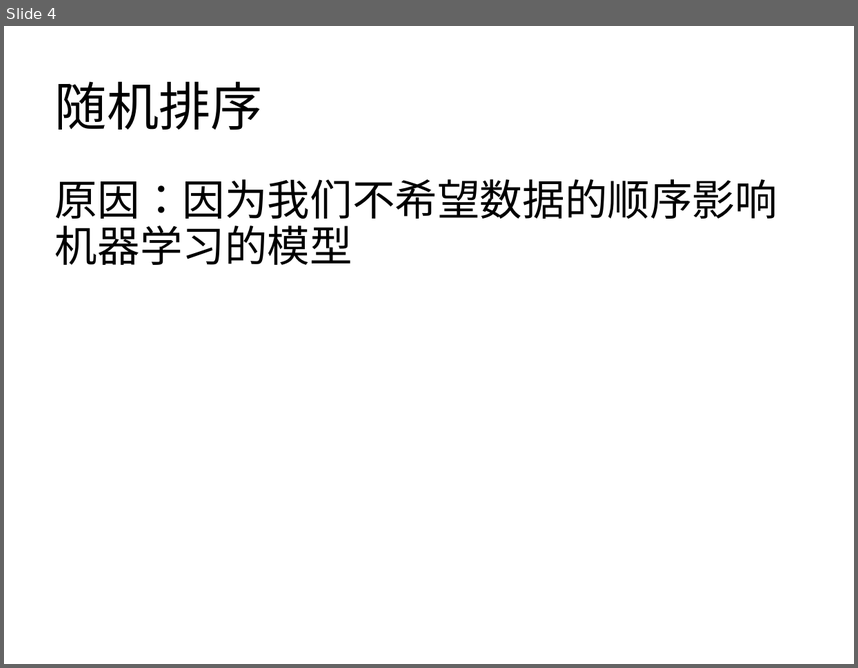
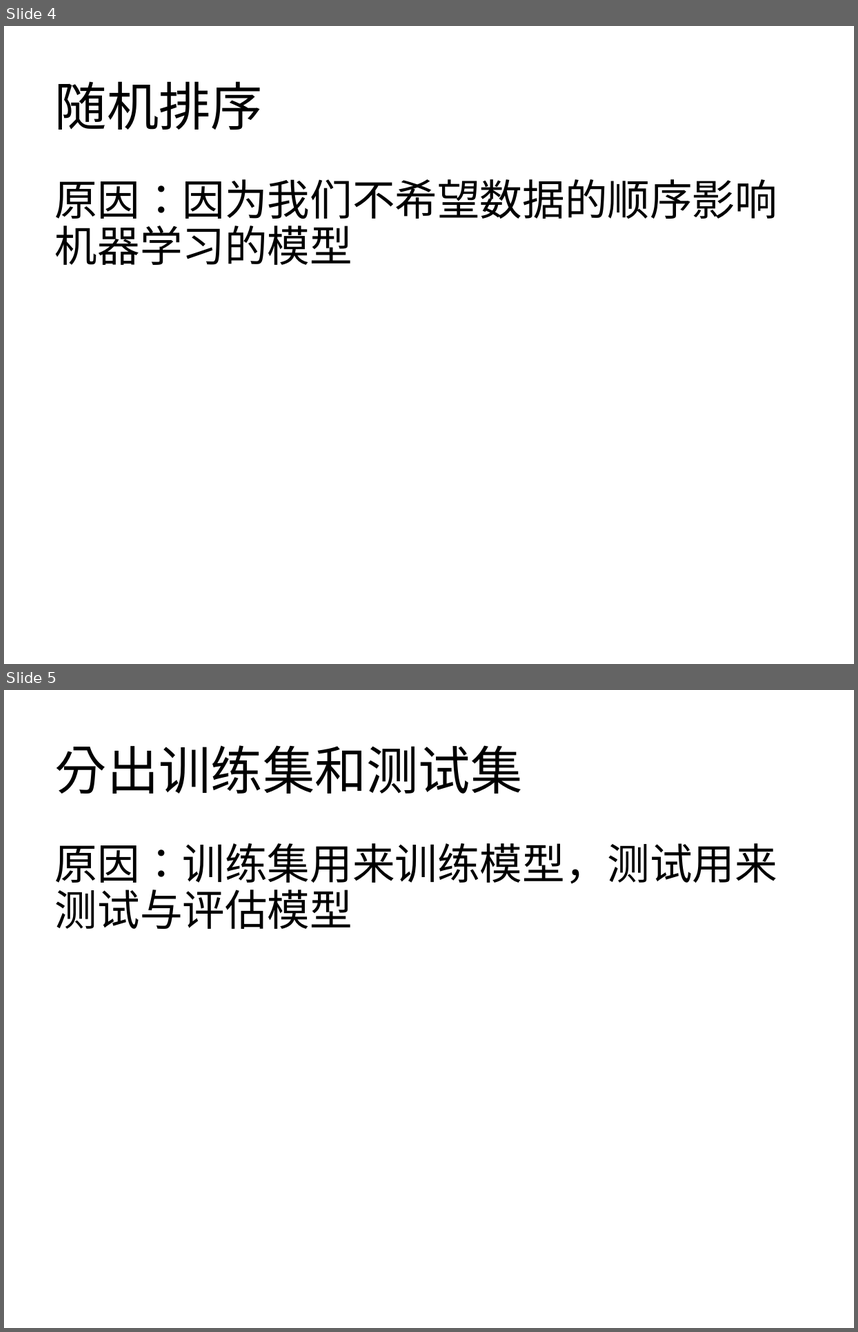
Before and after one commit to zznan0o0/Machine-Learning-materilas, a slide deck: 机器学习.pptx. Shown one above the other, each under a label of ours: slide 4 before the commit, slides 4 and 5 after it. The pictures are 858x668 and 858x1332 pixels, drawn with LibreOffice and Linux fonts; fonts in the diff are those of the drawing. Boxes give left, top, right and bottom in pixels: in the first picture for what was removed or moved away, otherwise in the second. Text is boxed around its words. In the diff, an @@ line names an element or a change of style, - is before the commit and + after.

```diff
--- a/机器学习.pptx
+++ b/机器学习.pptx
@@ slide 5 added at [4,690,854,1328], background #FFFFFF @@
@@ title added at [55,745,523,793], 44 pt, text #000000 @@
+分出训练集和测试集
@@ text added at [55,843,777,929], 36 pt, text #000000 @@
+原因：训练集用来训练模型，测试用来测试与评估模型
```
Also in this commit, not shown: 1 slide changed, 16 other slides added.
